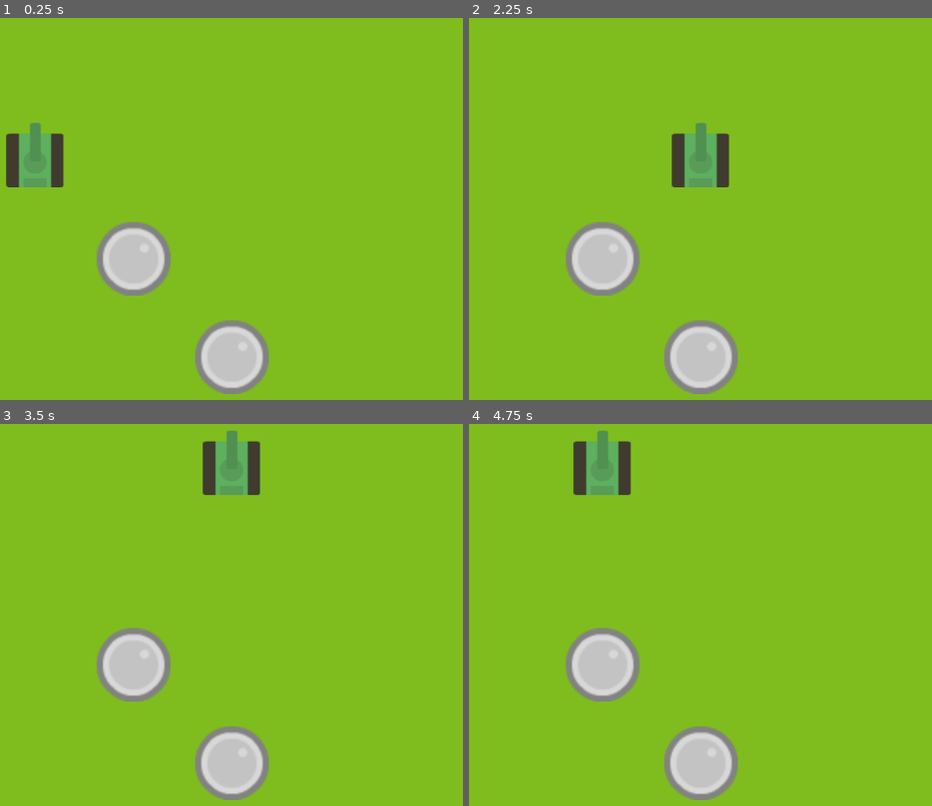
Above: before the commit, frames 1-4 (two rows, left to right).
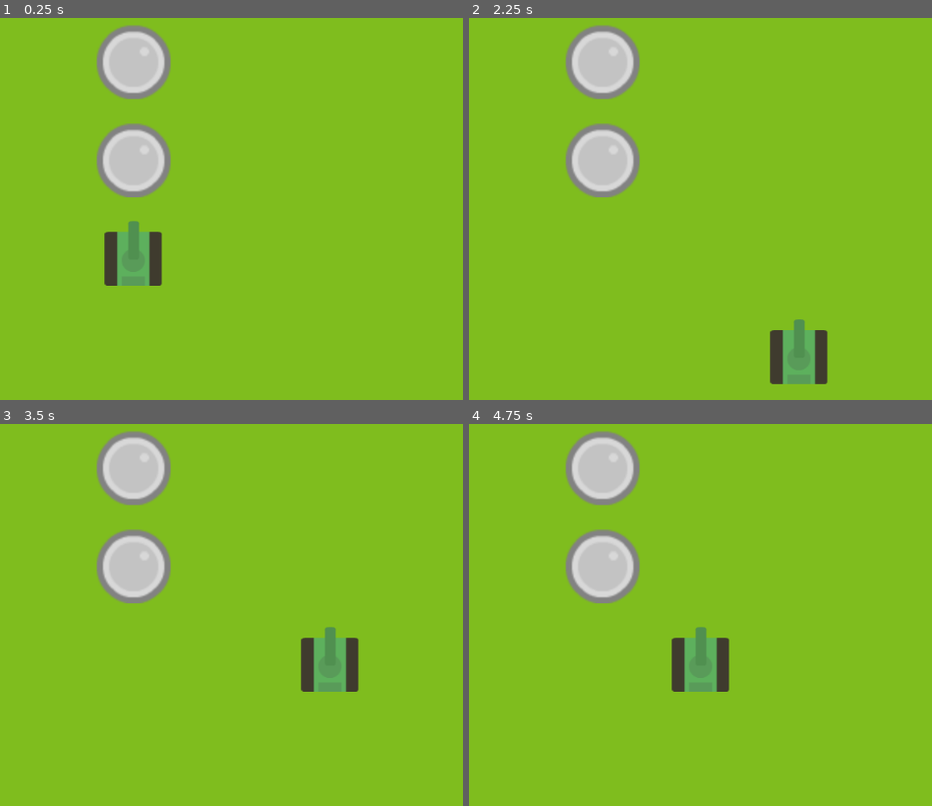
Above: after the commit, the same moments.

Repository: lendroit/tanktank
Game: Godot game, scene res://World.tscn
The game is run twice, just before and just after one commit, with the same random seed, the same clock (stepped at 60 frames per second) and the same inputs.
Inputs:
- Up to frame 1 (0.25 s): no input
- Up to frame 2 (2.25 s): tap Enter at 0.5, 2 s; hold Right (ui_right) 0.53-1.28 s; tap Space at 1.25 s; hold Down (ui_down) 1.28-2.03 s; hold Right (ui_right) from 2.03 s (still down)
- Up to frame 3 (3.5 s): tap Space at 2.75 s; release Right (ui_right) at 2.78 s; hold Up (ui_up) from 2.78 s (still down)
- Up to frame 4 (4.75 s): tap Enter at 3.5 s; release Up (ui_up) at 3.53 s; hold Left (ui_left) from 3.53 s (still down); tap Space at 4.25 s

The runs differ from the first frame. In frame 1, 12% of the frame differs, in the area x 1-59%, y 1-99%; in frame 2, 14%, in the area x 20-78%, y 1-99%; in frame 3, 14%; in frame 4, 12%.

Commit message:
refactor: use vectors instead of 2 int

Diff:
--- a/TileMap.gd
+++ b/TileMap.gd
@@ -6,13 +6,14 @@
 
 var object_positions = []
 
+const INITIAL_POSITION = Vector2(2, 2)
 
 var Tank = preload("res://Tank/Tank.tscn")
 
 func _ready():
 	object_positions = make_grid()
 	register_children_objects()
-	place_tank(1, 1)
+	place_tank(INITIAL_POSITION)
 	print(object_positions)
 
 func register_children_objects():
@@ -20,7 +21,7 @@
 	print(children)
 	for child in children:
 		var child_map_position = self.world_to_map(child.position)
-		register_object(child_map_position.x, child_map_position.y, child.type)
+		register_object(child_map_position, child.type)
 
 func make_grid():
 	var array = []
@@ -34,17 +35,17 @@
 
 
 
-func place_tank(x,y):
+func place_tank(initial_position: Vector2):
 	var new_tank = Tank.instance()
 
-	var world_position = self.map_to_world(Vector2(x, y))
+	var world_position = self.map_to_world(initial_position)
 	new_tank.position = world_position
 
-	register_object(x,y,"TANK")
+	register_object(initial_position, "TANK")
 	self.add_child(new_tank)
 
-func register_object(x,y,object):
-	object_positions[y][x] = object
+func register_object(position: Vector2, object):
+	object_positions[position.y][position.x] = object
 
 func move_if_possible(tank, direction: Vector2):
 	var pos = world_to_map(tank.position)
--- a/World.tscn
+++ b/World.tscn
@@ -33,7 +33,7 @@
 script = ExtResource( 2 )
 
 [node name="Barrel" parent="TileMap" instance=ExtResource( 1 )]
-position = Vector2( 384, 384 )
+position = Vector2( 256, 128 )
 
 [node name="Barrel2" parent="TileMap" instance=ExtResource( 1 )]
-position = Vector2( 256, 256 )
+position = Vector2( 256, 0 )
